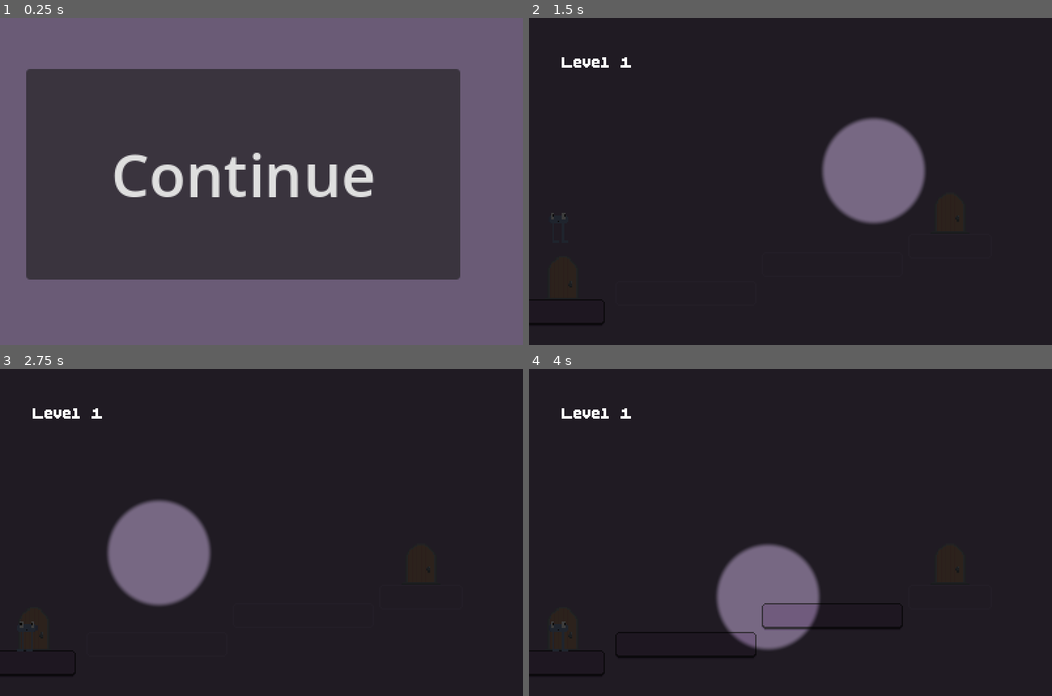
Above: before the commit, frames 1-4 (two rows, left to right).
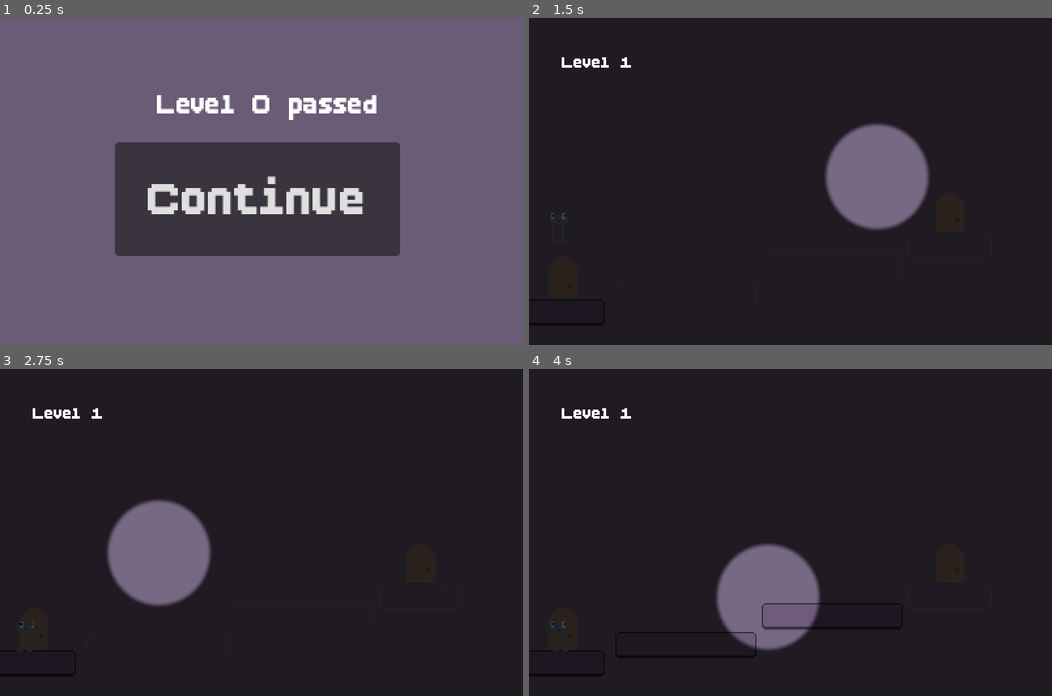
Above: after the commit, the same moments.

Repository: arrowira/dtj36
Game: Godot game, scene res://congrats.tscn
The game is run twice, just before and just after one commit, with the same random seed, the same clock (stepped at 60 frames per second) and the same inputs. This scene is started directly instead of the project's main scene.
Inputs (mouse positions are in pixels of both pictures, inside the frame that each line leads up to):
- Up to frame 1 (0.25 s): no input
- Up to frame 2 (1.5 s): click "Continue" at 0.5 s; move the mouse to (905, 165) at 1.27 s; hold Up (up) from 1.28 s (still down)
- Up to frame 3 (2.75 s): keep holding Up (up); move the mouse to (156, 548) at 2.02 s; tap A (lt) at 2.1 s
- Up to frame 4 (4 s): move the mouse to (842, 460) at 2.77 s; release Up (up) at 2.78 s; tap D (rt) at 2.85 s; tap Up (up) at 3.05 s; move the mouse to (764, 597) at 3.52 s; hold Up (up) from 3.53 s (still down)

The runs differ from the first frame. In frame 1, 38% of the frame differs, in the area x 5-88%, y 15-80%; in frame 2, 1.2%; in frame 3, less than 0.1%; in frame 4, nothing differs.

Commit message:
clean up congrats screen

Diff:
--- a/dtj-36-proj/congrats.gd
+++ b/dtj-36-proj/congrats.gd
@@ -1,5 +1,7 @@
 extends Node2D
 
+func _ready() -> void:
+	get_node('msg').text = "Level %d passed" % (nextLevel.level - 1)
 
 func _on_button_pressed() -> void:
 	get_tree().change_scene_to_file("res://main.tscn") # Replace with function body.
--- a/dtj-36-proj/congrats.tscn
+++ b/dtj-36-proj/congrats.tscn
@@ -1,16 +1,27 @@
-[gd_scene load_steps=2 format=3 uid="uid://uv0343jgtm5r"]
+[gd_scene load_steps=3 format=3 uid="uid://uv0343jgtm5r"]
 
 [ext_resource type="Script" uid="uid://de51kwnm3ink5" path="res://congrats.gd" id="1_txsn6"]
+[ext_resource type="FontFile" uid="uid://edfjahup78ih" path="res://BoldPixels.ttf" id="2_j8giq"]
 
 [node name="Node2D" type="Node2D"]
 script = ExtResource("1_txsn6")
 
 [node name="Button" type="Button" parent="."]
-offset_left = 20.0
-offset_top = 39.0
-offset_right = 352.0
-offset_bottom = 200.0
+offset_left = 88.0
+offset_top = 95.0
+offset_right = 306.0
+offset_bottom = 182.0
+theme_override_fonts/font = ExtResource("2_j8giq")
 theme_override_font_sizes/font_size = 46
 text = "Continue"
 
+[node name="msg" type="Label" parent="."]
+offset_left = 120.0
+offset_top = 53.0
+offset_right = 289.0
+offset_bottom = 80.0
+theme_override_fonts/font = ExtResource("2_j8giq")
+theme_override_font_sizes/font_size = 26
+text = "Level # passed"
+
 [connection signal="pressed" from="Button" to="." method="_on_button_pressed"]
